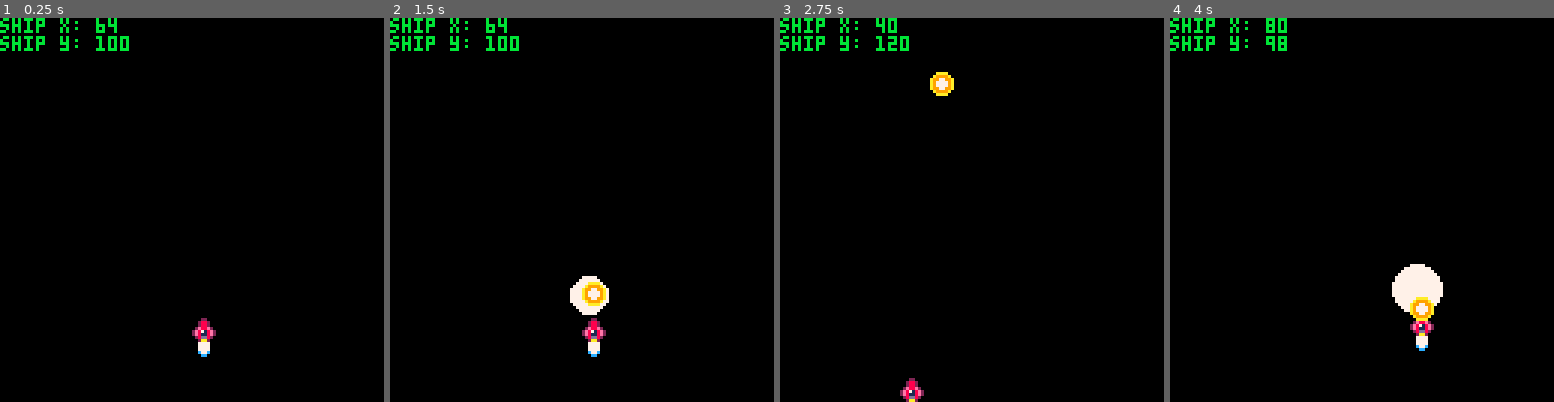
Above: before the commit, frames 1-4 (left to right).
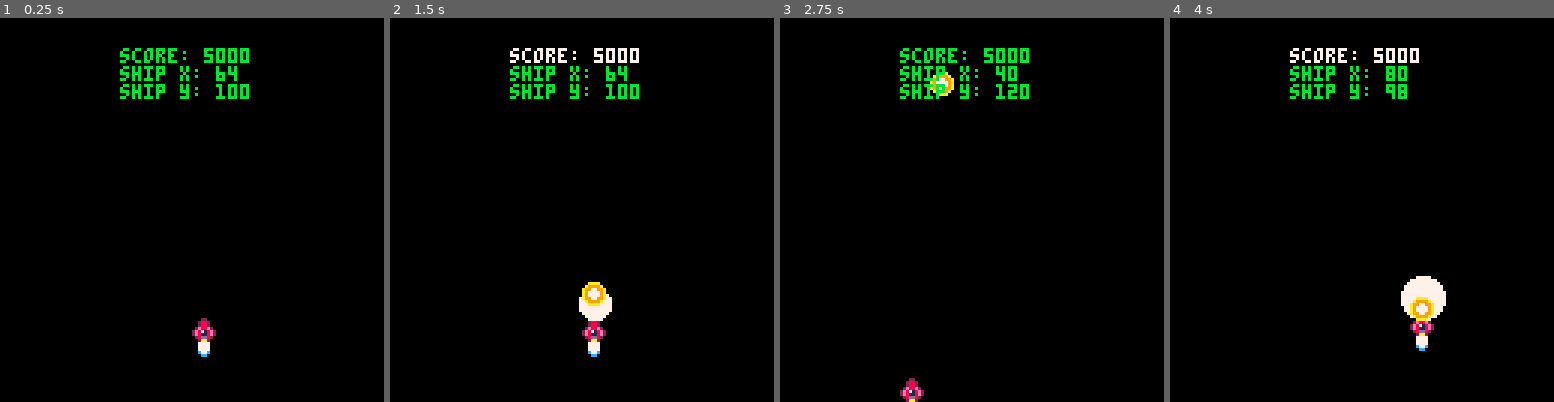
Above: after the commit, the same moments.

Repository: chihirotange/pico8
Game: PICO-8 cartridge shmup/main.p8
Same seed, same stepped clock (60 frames per second), same inputs: the game is played once before the commit and once after it.
Inputs:
- Up to frame 1 (0.25 s): no input
- Up to frame 2 (1.5 s): tap O (Z key) at 0.33, 0.7, 1.43 s
- Up to frame 3 (2.75 s): hold Left 1.97-2.37 s; tap O (Z key) at 2.22 s; hold Down from 2.42 s (still down)
- Up to frame 4 (4 s): release Down at 2.82 s; hold Right 2.87-3.53 s; tap O (Z key) at 3.1, 3.98 s; hold Up from 3.58 s (still down)

The runs differ from the first frame. In frame 1, 2.4% of the frame differs, in the area x 0-65%, y 0-22%; in frame 2, 2.9%; in frame 3, 2.4%; in frame 4, 3.0%, in the area x 0-72%, y 0-79%.

Commit message:
Improve muzzle visual

Diff:
--- a/shmup/shmup.lua
+++ b/shmup/shmup.lua
@@ -16,9 +16,12 @@
     bull_speed = -5
 
     --muzzle
-    muzzle_size = 8
-    muzzle_speed = 2
+    muzzle_size = 14
+    muzzle_speed = 3
     current_muzzle_size = muzzle_size
+
+    --score
+    score = 5000
 end
 
 function _update()
@@ -92,11 +95,15 @@
 
     --muzzle
     if (current_muzzle_size > 0) then
-        circfill(ship_x + muzzle_speed, ship_y - 8, current_muzzle_size, 7)
+        circfill(ship_x + 4, ship_y - muzzle_size/3, current_muzzle_size/2, 7)
     end
 
     spr(bull_spr,bull_x,bull_y)
+
+    print("score: "..score, 40,10)
     debug()
+
+
 end
 
 function debug()
